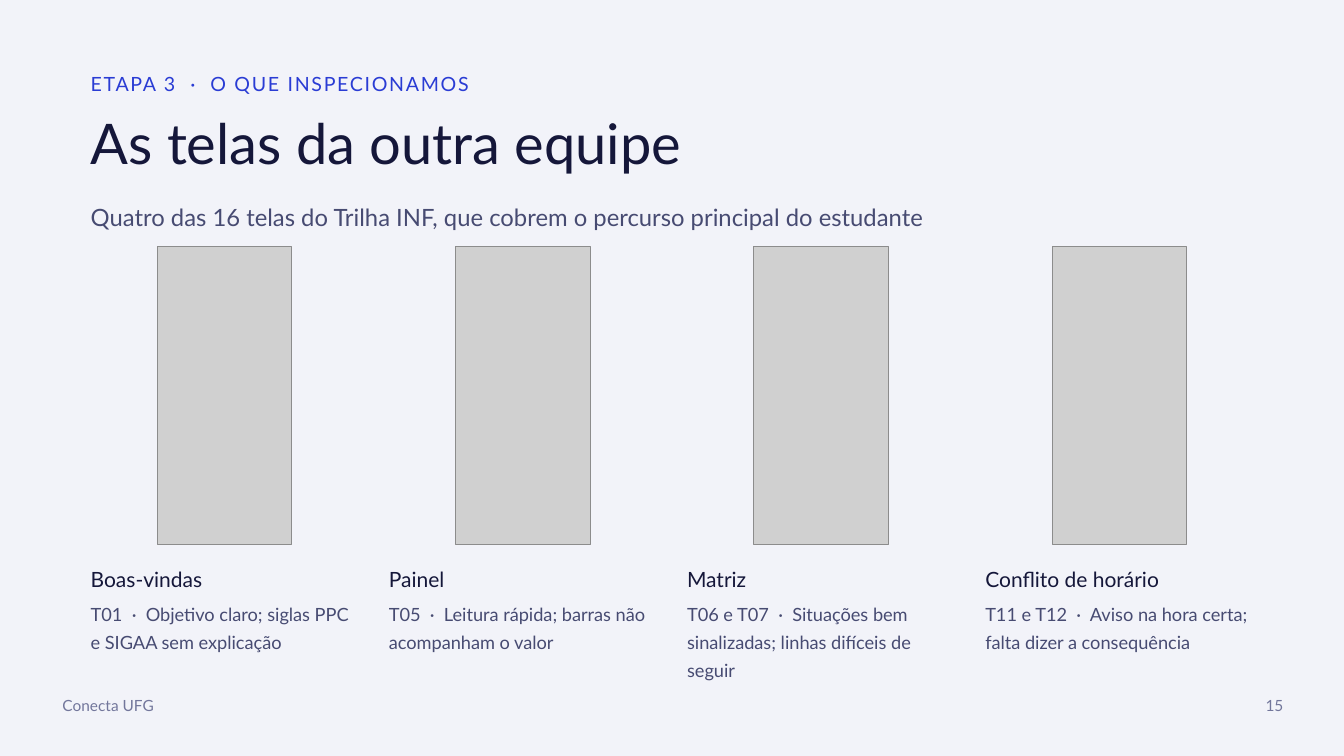
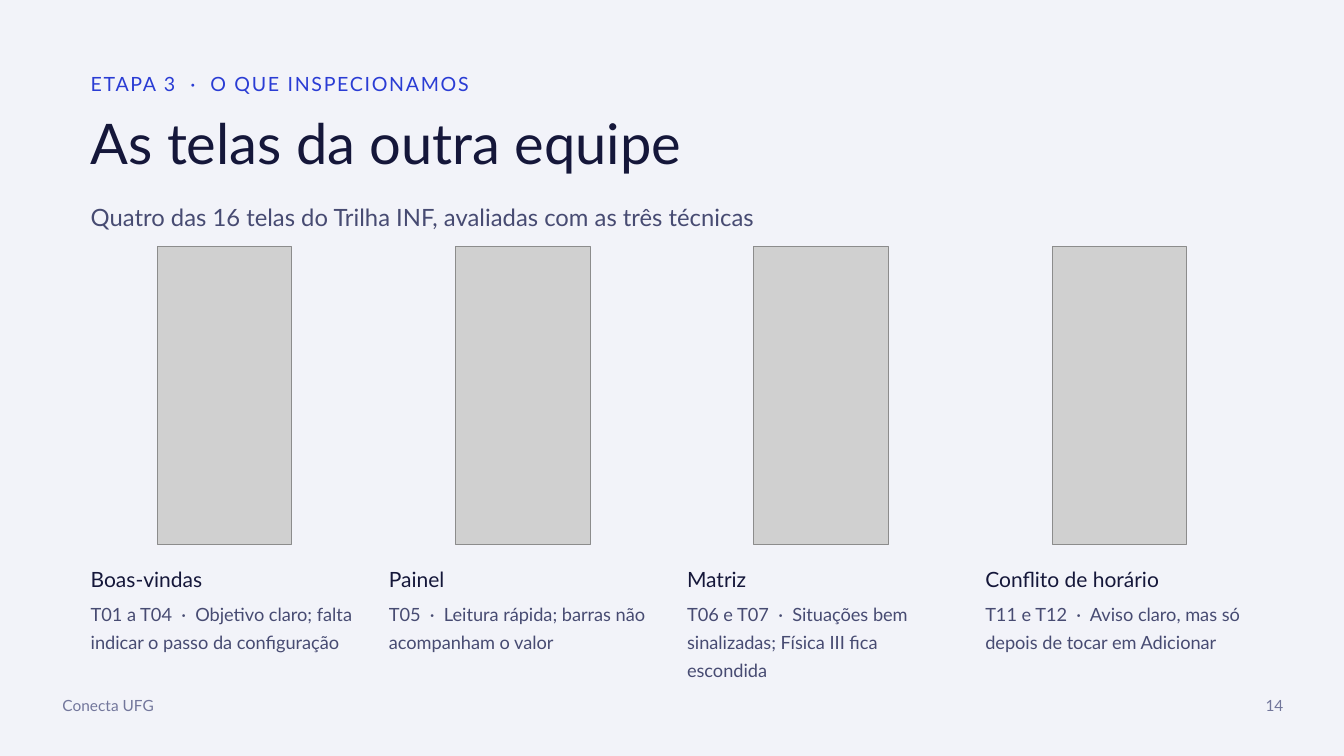
Before and after one commit to conecta-ufg/conecta-ufg, a slide deck: slide 15 of 05-Apresentacao/Apresentacao_Conecta_UFG.pptx (slide 16 before the commit). Drawn at 1344x756 pixels with LibreOffice and Linux fonts; fonts in the diff are those of the drawing; grey boxes stand for pictures. Boxes give left, top, right and bottom in pixels: in the first picture for what was removed or moved away, otherwise in the second. Text is boxed around its words. In the diff, an @@ line names an element or a change of style, - is before the commit and + after.

Commit message:
Avaliacao heuristica e percurso cognitivo na PF3 e nos slides

```diff
--- a/05-Apresentacao/Apresentacao_Conecta_UFG.pptx
+++ b/05-Apresentacao/Apresentacao_Conecta_UFG.pptx
@@ text at bbox=[91, 208, 754, 230]: text changed @@
-Quatro das 16 telas do Trilha INF, que cobrem o percurso principal do estudante
+Quatro das 16 telas do Trilha INF, avaliadas com as três técnicas
@@ text at bbox=[91, 607, 352, 653]: text changed @@
-T01 · Objetivo claro; siglas PPC e SIGAA sem explicação
+T01 a T04 · Objetivo claro; falta indicar o passo da configuração
@@ text at bbox=[687, 607, 908, 677]: text changed @@
-T06 e T07 · Situações bem sinalizadas; linhas difíceis de seguir
+T06 e T07 · Situações bem sinalizadas; Física III fica escondida
@@ text at bbox=[985, 607, 1240, 652]: text changed @@
-T11 e T12 · Aviso na hora certa; falta dizer a consequência
+T11 e T12 · Aviso claro, mas só depois de tocar em Adicionar
@@ text at bbox=[1266, 700, 1284, 711]: text changed @@
-15
+14
```
Also in this commit, not shown: 4 other slides changed, 2 slides added, 3 slides removed, 5 other files.
